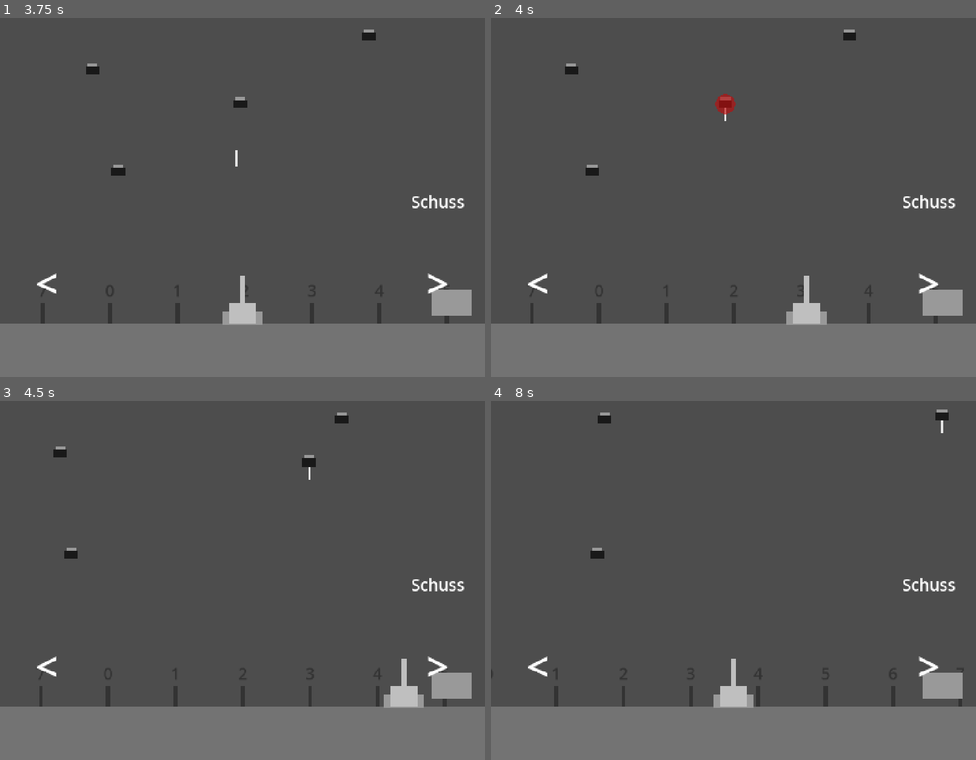
Above: before the commit, frames 1-4 (two rows, left to right).
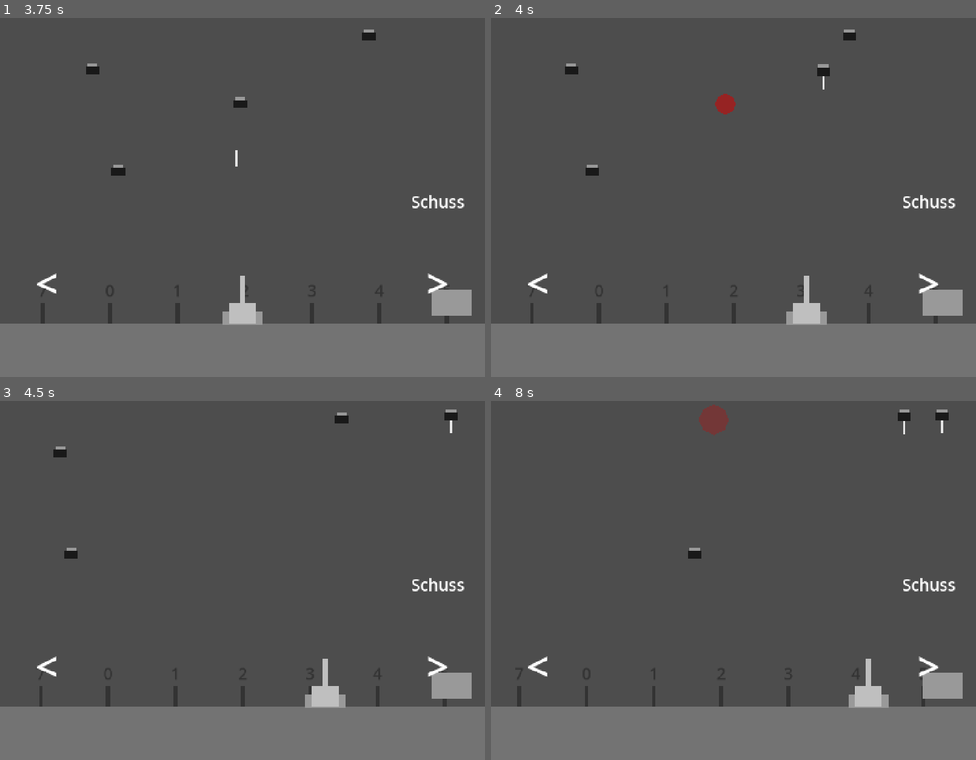
Above: after the commit, the same moments.

Repository: Philipp-Mallmann/fliegen-sind-aliens
Game: Godot game, scene res://szenen/spiel.tscn
The game is run twice, just before and just after one commit, with the same random seed, the same clock (stepped at 60 frames per second) and the same inputs.
Inputs:
- Up to frame 1 (3.75 s): hold D (rechts) 0.53-1.28 s; tap Space (schiessen) every 0.75 s from 0.6 to 3.6 s; hold A (links) 1.28-2.03 s; hold D (rechts) 2.03-3.53 s; hold A (links) from 3.53 s (still down)
- Up to frame 2 (4 s): keep holding A (links)
- Up to frame 3 (4.5 s): keep holding A (links); tap Space (schiessen) at 4.35 s
- Up to frame 4 (8 s): tap Space (schiessen) every 0.75 s from 5.1 to 7.35 s; release A (links) at 5.78 s; hold D (rechts) from 5.78 s (still down)

Frame 1 is identical in both runs. In frame 2, 0.1% of the frame differs, in the area x 47-70%, y 12-29%; in frame 3, 1.3%; in frame 4, 2.4%, in the area x 0-98%, y 1-86%.

Commit message:
Uebergabe: Nadel faehrt gleichzeitig mit dem Arm, Dauer in Sekunden
Co-Authored-By: Claude Opus 5.5 <noreply@anthropic.com>

Diff:
--- a/skripte/uebergabe.gd
+++ b/skripte/uebergabe.gd
@@ -1,7 +1,7 @@
 extends Node
 
-# Wie schnell Arm und Nadel bei der Uebergabe fahren, in Pixeln pro Sekunde.
-@export var tempo: float = 1000.0
+# Wie lange die Fahrt hinueber dauert, in Sekunden. Arm und Nadel brauchen gleich lang, der Rueckweg auch.
+@export var dauer: float = 0.48
 # Wie weit der Arm von der Mitte nach rechts faehrt, in Pixeln. Dort sitzt die rechte Hand.
 @export var ziel_x: float = 480.0
 # Der Arm: linke Hand, Kanone und Muendung. Nur er faehrt, die Kamera bleibt stehen.
@@ -25,15 +25,12 @@
 	laeuft = true
 	while warteschlange.size() > 0:
 		var nadel: Node2D = warteschlange.pop_front()
-		await fahren(arm, "position", Vector2(ziel_x, 0.0))
-		await fahren(nadel, "global_position", haken.global_position)
+		var hin: Tween = create_tween()
+		hin.tween_property(arm, "position", Vector2(ziel_x, 0.0), dauer)
+		hin.parallel().tween_property(nadel, "global_position", haken.global_position, dauer)
+		await hin.finished
 		nadel.reparent(haken)
-		await fahren(arm, "position", Vector2.ZERO)
+		var zurueck: Tween = create_tween()
+		zurueck.tween_property(arm, "position", Vector2.ZERO, dauer)
+		await zurueck.finished
 	laeuft = false
-
-
-func fahren(ding: Node2D, eigenschaft: String, ziel: Vector2) -> void:
-	var weg: float = ding.get(eigenschaft).distance_to(ziel)
-	var ablauf: Tween = create_tween()
-	ablauf.tween_property(ding, eigenschaft, ziel, weg / tempo)
-	await ablauf.finished
Not shown, changed: ERKLAERUNG.md
